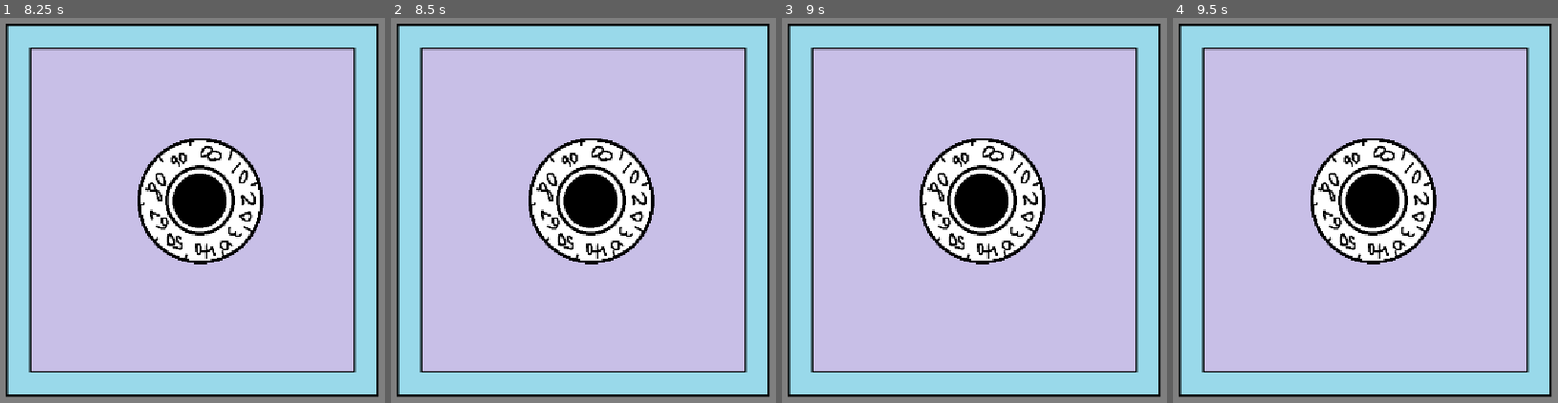
Above: before the commit, frames 1-4 (left to right).
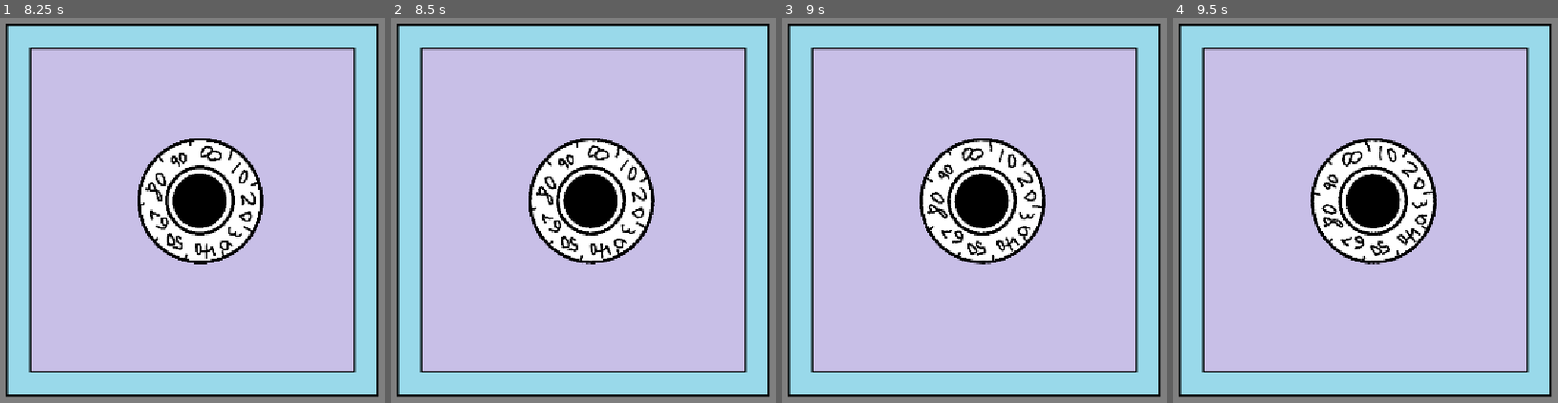
Above: after the commit, the same moments.

Repository: mushyp3a/dyhtg-2026
Game: Godot game, scene res://scenes/combination_lock_level.tscn
Same seed, same stepped clock (60 frames per second), same inputs: the game is played once before the commit and once after it. This scene is started directly instead of the project's main scene.
Inputs:
- Up to frame 1 (8.25 s): tap Enter at 0.5, 2, 3.5 s; tap P (enemy) at 0.6, 1.55, 2.1, 3.05, 3.6, 4.55, 5.1, 6.05, 6.6, 7.55, 8.1 s; tap Q (jerma) at 0.8, 1.35, 2.3, 2.85, 3.8, 4.35, 5.3, 5.85, 6.8, 7.35 s; tap Space at 1.25, 2.75, 4.25 s
- Up to frame 2 (8.5 s): tap Q (jerma) at 8.3 s
- Up to frame 3 (9 s): tap Q (jerma) at 8.85 s
- Up to frame 4 (9.5 s): tap P (enemy) at 9.05 s

Frame 1 is identical in both runs. In frame 2, 2.3% of the frame differs, in the area x 35-69%, y 31-65%; in frame 3, 2.4%; in frame 4, 2.4%.

Commit message:
Fixed 67 level :33

Diff:
--- a/resources/CombinationLockLevel.tres
+++ /dev/null
@@ -1,10 +0,0 @@
-[gd_resource type="Resource" script_class="Level_Beats" format=3 uid="uid://dhe08fjd8rr6s"]
-
-[ext_resource type="Script" uid="uid://dthwm7vrtp53j" path="res://scripts/level_res.gd" id="1_cilmq"]
-[ext_resource type="Script" uid="uid://pyso7w8if4en" path="res://scripts/demo_actions.gd" id="1_xlvgl"]
-
-[resource]
-script = ExtResource("1_cilmq")
-bars = ["000l", "00r0", "l0r0", "b0l0", "r0b0"]
-magicalMysteryScript = ExtResource("1_xlvgl")
-metadata/_custom_type_script = "uid://dthwm7vrtp53j"
--- a/resources/combination_lock.tres
+++ /dev/null
@@ -1,9 +0,0 @@
-[gd_resource type="Resource" script_class="Level_Beats" format=3 uid="uid://deflthdkdsn2m"]
-
-[ext_resource type="Script" uid="uid://dthwm7vrtp53j" path="res://scripts/level_res.gd" id="1_0yqs8"]
-[ext_resource type="Script" uid="uid://bbooedif22hg" path="res://scripts/combination_lock_actions.gd" id="1_eplw8"]
-
-[resource]
-script = ExtResource("1_0yqs8")
-magicalMysteryScript = ExtResource("1_eplw8")
-metadata/_custom_type_script = "uid://dthwm7vrtp53j"
--- /dev/null
+++ b/resources/combination_lock_level.tres
@@ -0,0 +1,10 @@
+[gd_resource type="Resource" script_class="Level_Beats" format=3 uid="uid://dhe08fjd8rr6s"]
+
+[ext_resource type="Script" uid="uid://bbooedif22hg" path="res://scripts/combination_lock_actions.gd" id="1_v3ohb"]
+[ext_resource type="Script" uid="uid://dthwm7vrtp53j" path="res://scripts/level_res.gd" id="2_b7pjn"]
+
+[resource]
+script = ExtResource("2_b7pjn")
+bars = ["000l", "00r0", "l0r0", "b0l0", "r0b0"]
+magicalMysteryScript = ExtResource("1_v3ohb")
+metadata/_custom_type_script = "uid://dthwm7vrtp53j"
--- /dev/null
+++ b/resources/saw_level.tres
@@ -0,0 +1,10 @@
+[gd_resource type="Resource" script_class="Level_Beats" format=3 uid="uid://b4m65sndfjpls"]
+
+[ext_resource type="Script" path="res://scripts/saw_level_actions.gd" id="1_1q3ec"]
+[ext_resource type="Script" uid="uid://dthwm7vrtp53j" path="res://scripts/level_res.gd" id="1_lvrqs"]
+
+[resource]
+script = ExtResource("1_lvrqs")
+bars = ["", "", "", "", ""]
+magicalMysteryScript = ExtResource("1_1q3ec")
+metadata/_custom_type_script = "uid://dthwm7vrtp53j"
--- a/scenes/combination_lock_level.tscn
+++ b/scenes/combination_lock_level.tscn
@@ -3,9 +3,10 @@
 [ext_resource type="Script" uid="uid://giqv5hiiwiil" path="res://scripts/rythm_controller.gd" id="1_ixfqh"]
 [ext_resource type="Texture2D" uid="uid://c6w4wajc142kb" path="res://images/combination_lock_background_resized.png" id="1_l066u"]
 [ext_resource type="Script" uid="uid://dos3qhffr4v0a" path="res://rhythm_notifier-6a45663809d9d6e8bfeaad0000fd19344d2dfbfe/addons/rhythm_notifier/rhythm_notifier.gd" id="1_mxv5q"]
-[ext_resource type="Resource" uid="uid://dhe08fjd8rr6s" path="res://resources/CombinationLockLevel.tres" id="2_1fung"]
+[ext_resource type="Resource" uid="uid://dhe08fjd8rr6s" path="res://resources/combination_lock_level.tres" id="2_1fung"]
 [ext_resource type="Texture2D" uid="uid://bgvlhcr1ugme3" path="res://images/combination_lock.png" id="2_p5fye"]
 [ext_resource type="Script" uid="uid://cjxry6jgi51pk" path="res://scripts/combination_lock.gd" id="2_xyjod"]
+[ext_resource type="Script" uid="uid://bbooedif22hg" path="res://scripts/combination_lock_actions.gd" id="7_8q6y7"]
 
 [node name="CombinationLockLevel" type="Node2D" unique_id=132758335]
 
@@ -35,3 +36,7 @@
 [node name="Sprite2D" type="Sprite2D" parent="Lock" unique_id=1290691608]
 position = Vector2(576, 324)
 texture = ExtResource("2_p5fye")
+
+[node name="CombinationLockActions" type="Node" parent="." unique_id=406824042 node_paths=PackedStringArray("combination_lock")]
+script = ExtResource("7_8q6y7")
+combination_lock = NodePath("../Lock")
--- a/scripts/combination_lock_actions.gd
+++ b/scripts/combination_lock_actions.gd
@@ -14,6 +14,7 @@
 	pass
 
 static func onSuccess(interaction: String) -> void:
+	print("You've won... This round (combination lock) >:3")
 	match interaction:
 		"l":
 			combination_lock_singleton.comb_left()
@@ -21,4 +22,5 @@
 			combination_lock_singleton.comb_right()
 
 static func onFailure(interaction: String) -> void:
+	print("Restarting combination lock level sucker! >=)")
 	SceneChanger.restart_level()
